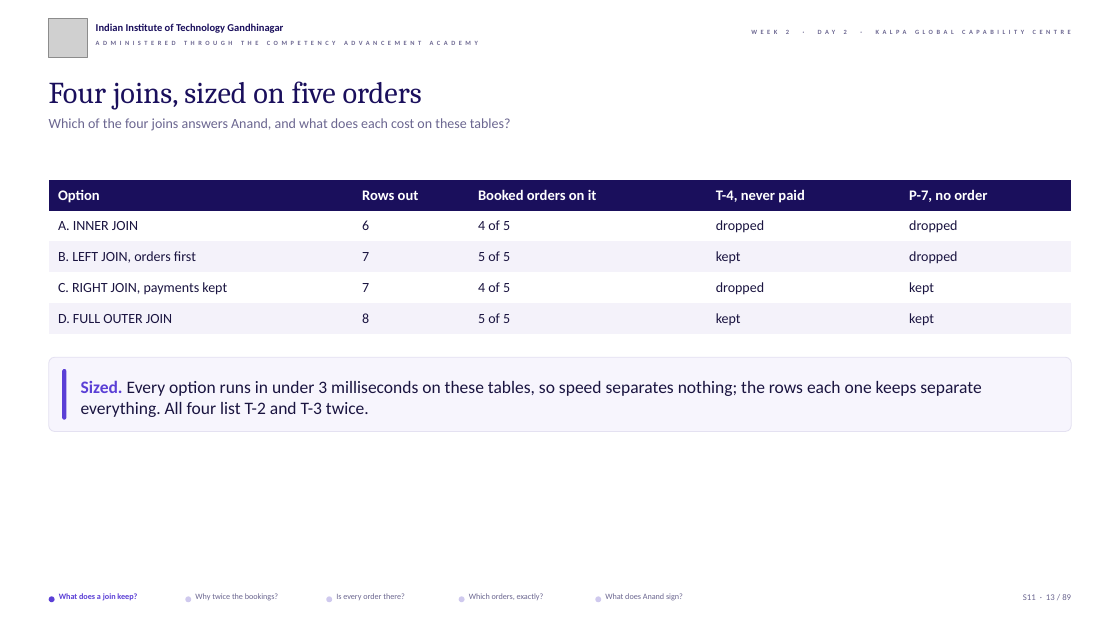
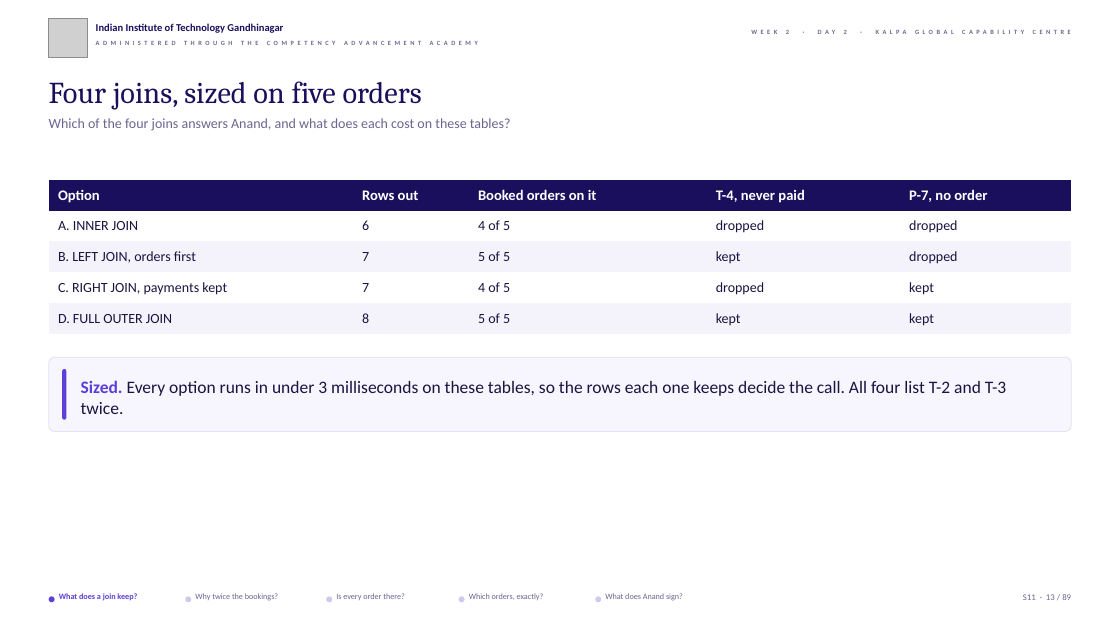
Before and after one commit to fde-academy-lab/c2-content-factory, a slide deck: slide 13 of content/W02/D2/slides/C2_W02_D02_half1_STUDENT.pptx. Drawn at 1120x630 pixels with LibreOffice and Linux fonts; fonts in the diff are those of the drawing; grey boxes stand for pictures; background and template pictures are left out. Boxes give left, top, right and bottom in pixels: in the first picture for what was removed or moved away, otherwise in the second. Text is boxed around its words. In the diff, an @@ line names an element or a change of style, - is before the commit and + after.

```diff
--- a/content/W02/D2/slides/C2_W02_D02_half1_STUDENT.pptx
+++ b/content/W02/D2/slides/C2_W02_D02_half1_STUDENT.pptx
@@ text at (81,380,1006,414): text changed @@
-Sized. Every option runs in under 3 milliseconds on these tables, so speed separates nothing; the rows each one keeps separate everything. All four list T-2 and T-3 twice.
+Sized. Every option runs in under 3 milliseconds on these tables, so the rows each one keeps decide the call. All four list T-2 and T-3 twice.
```
Also in this commit, not shown: 36 other slides changed, 26 other files.
